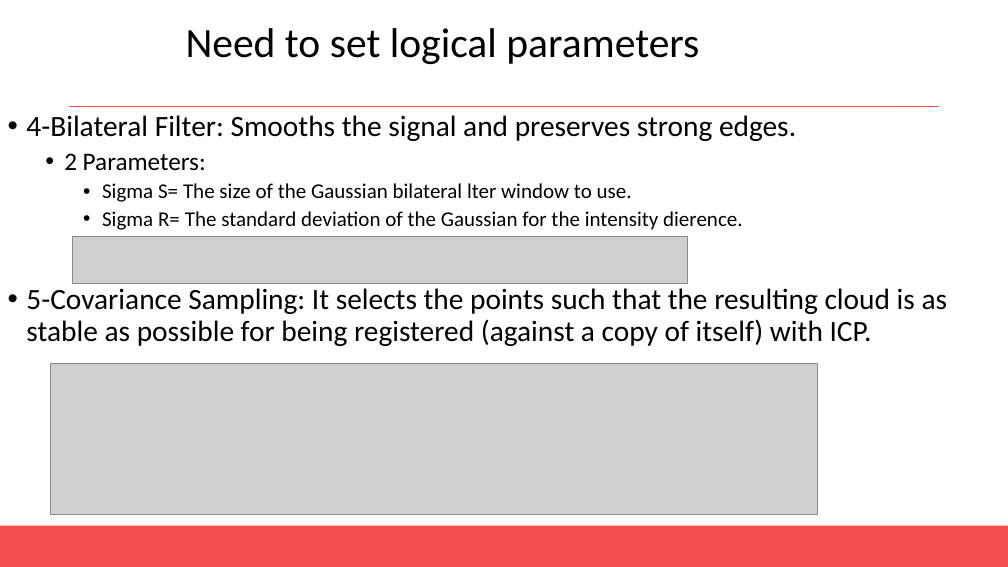
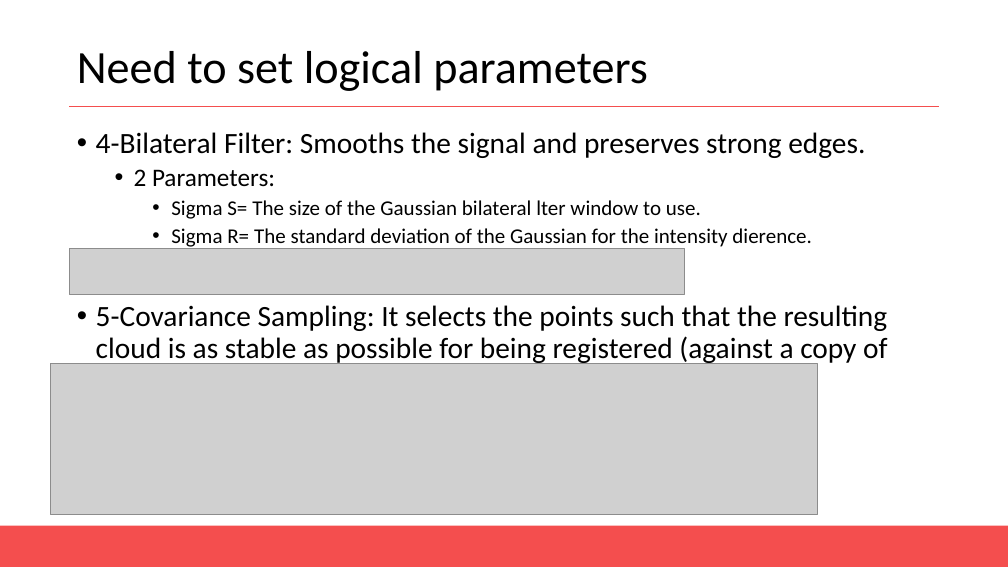
Before and after one commit to AntoineMerlet/3DScan, a slide deck: slide 14 of Presentation/MAGMA Presentation.pptx. Drawn at 1008x567 pixels with LibreOffice and Linux fonts; fonts in the diff are those of the drawing; grey boxes stand for pictures. Boxes give left, top, right and bottom in pixels: in the first picture for what was removed or moved away, otherwise in the second. Text is boxed around its words. In the diff, an @@ line names an element or a change of style, - is before the commit and + after.

```diff
--- a/Presentation/MAGMA Presentation.pptx
+++ b/Presentation/MAGMA Presentation.pptx
@@ title "Need to set logical parameters": place and size @@
-title "Need to set logical parameters" at <box>186,28,699,64</box>
+title "Need to set logical parameters" at <box>77,51,648,91</box>
@@ title "Need to set logical parameters" at <box>77,51,648,91</box>: size 39.6 to 44 pt @@
@@ text "4-Bilateral Filter: Smooths the signal ..." rewrapped from <box>26,115,948,346</box> to <box>96,132,888,398</box> @@
@@ picture: place and size @@
-picture at <box>73,237,687,284</box>
+picture at <box>70,248,684,295</box>
```
Also in this commit, not shown: 6 other slides changed, 1 slide added, 3 other files.
